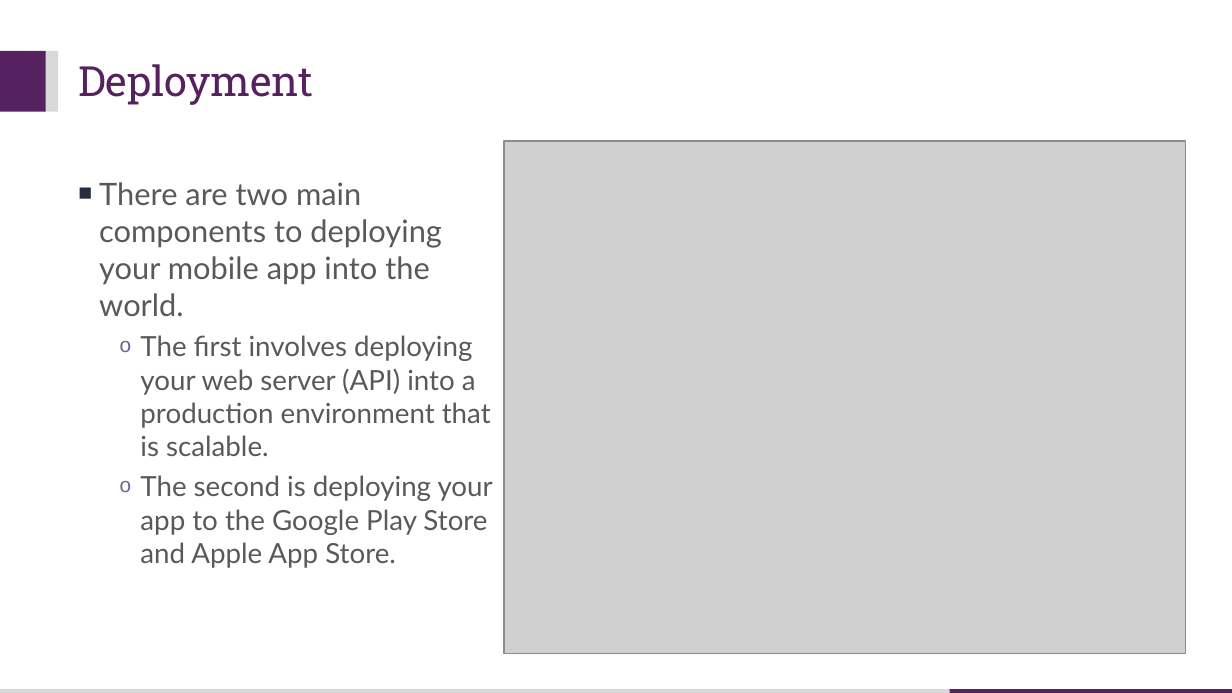
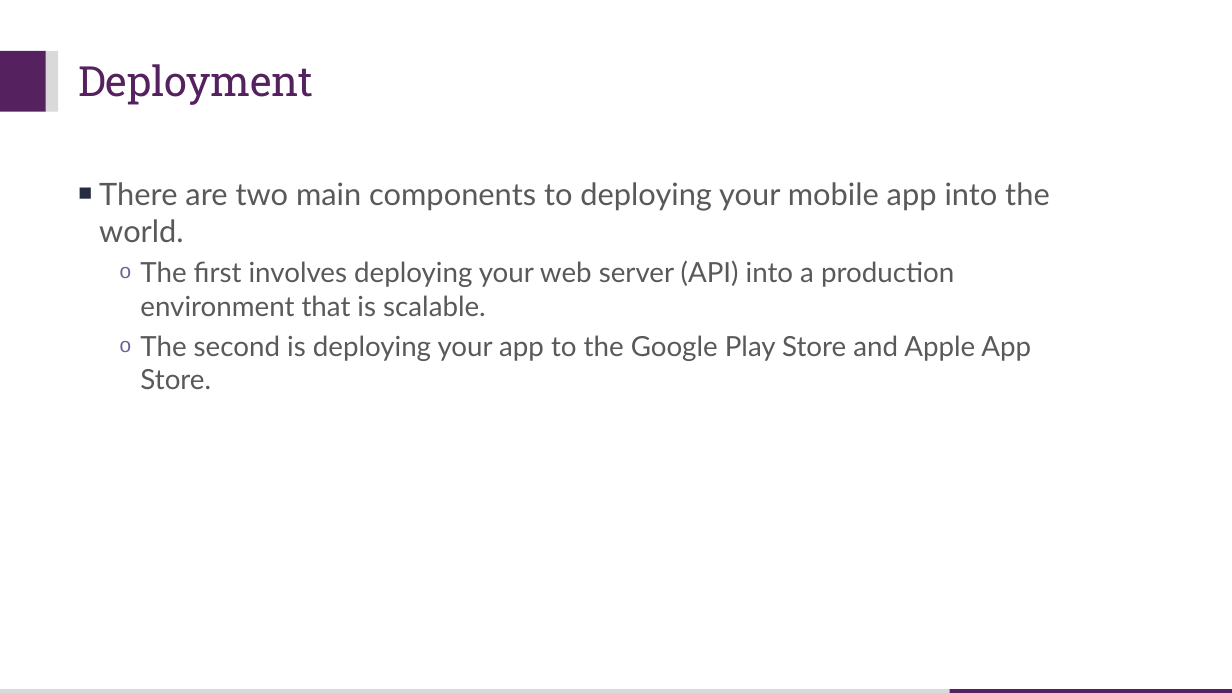
Before and after one commit to walkman617/IMD, a slide deck: slide 57 of Pre1.2 MAD Process.pptx. Drawn at 1232x693 pixels with LibreOffice and Linux fonts; fonts in the diff are those of the drawing; grey boxes stand for pictures. Boxes give left, top, right and bottom in pixels: in the first picture for what was removed or moved away, otherwise in the second. Text is boxed around its words. In the diff, an @@ line names an element or a change of style, - is before the commit and + after.

```diff
--- a/Pre1.2 MAD Process.pptx
+++ b/Pre1.2 MAD Process.pptx
@@ picture removed at [505, 141, 1187, 653] @@
@@ text "There are two main components ..." rewrapped from [99, 182, 493, 568] to [99, 182, 1050, 389] @@
```
Also in this commit, not shown: 1 other slide changed.
